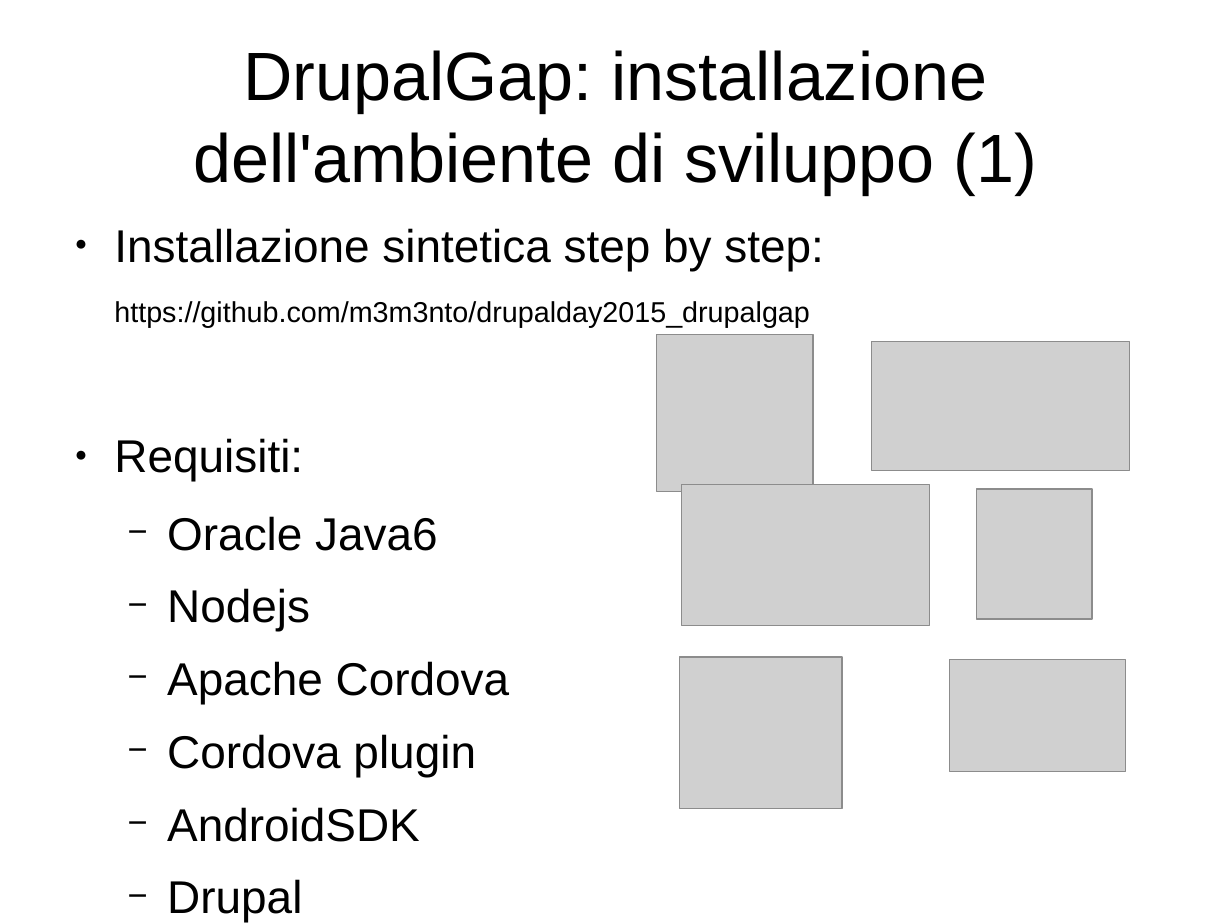
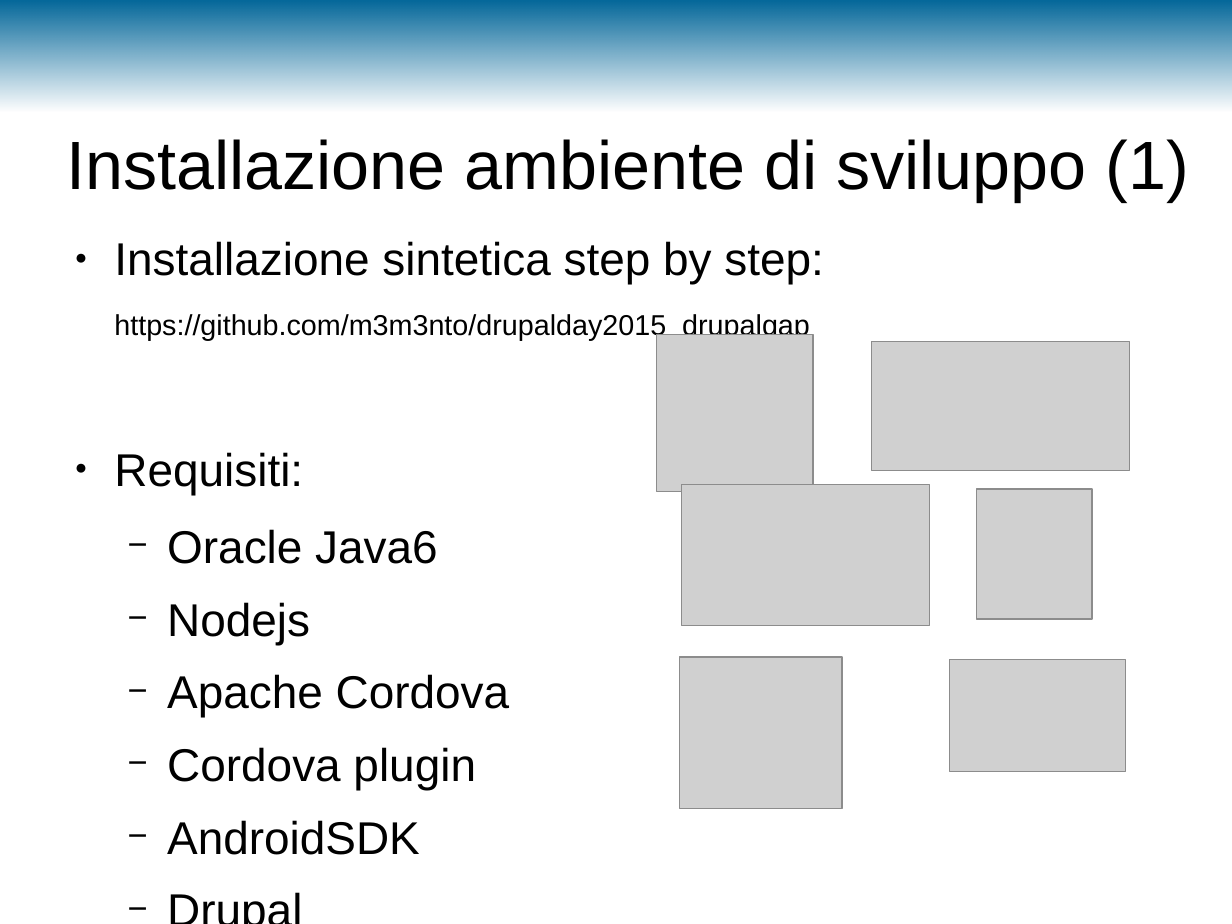
Before and after one commit to m3m3nto/drupalday2015_drupalgap, a slide deck: slide 8 of slide/DDay2015-DrupalGap.odp (slide 7 before the commit). Drawn at 1232x924 pixels with LibreOffice and Linux fonts; fonts in the diff are those of the drawing; grey boxes stand for pictures; background and template pictures are left out. Boxes give left, top, right and bottom in pixels: in the first picture for what was removed or moved away, otherwise in the second. Text is boxed around its words. In the diff, an @@ line names an element or a change of style, - is before the commit and + after.

```diff
--- a/slide/DDay2015-DrupalGap.odp
+++ b/slide/DDay2015-DrupalGap.odp
@@ rectangle added at box(0, 0, 1232, 112), fill gradient #006699 @@
@@ title at box(66, 139, 1189, 202): text changed @@
-DrupalGap: installazione dell'ambiente di sviluppo (1)
+Installazione ambiente di sviluppo (1)
@@ text "Installazione sintetica step by step:": place and size @@
-text "Installazione sintetica step by step:" at box(114, 228, 823, 842)
+text "Installazione sintetica step by step:" at box(114, 241, 823, 855)
```
Also in this commit, not shown: 11 other slides changed, 4 slides added, 1 slide removed, 4 other files.
